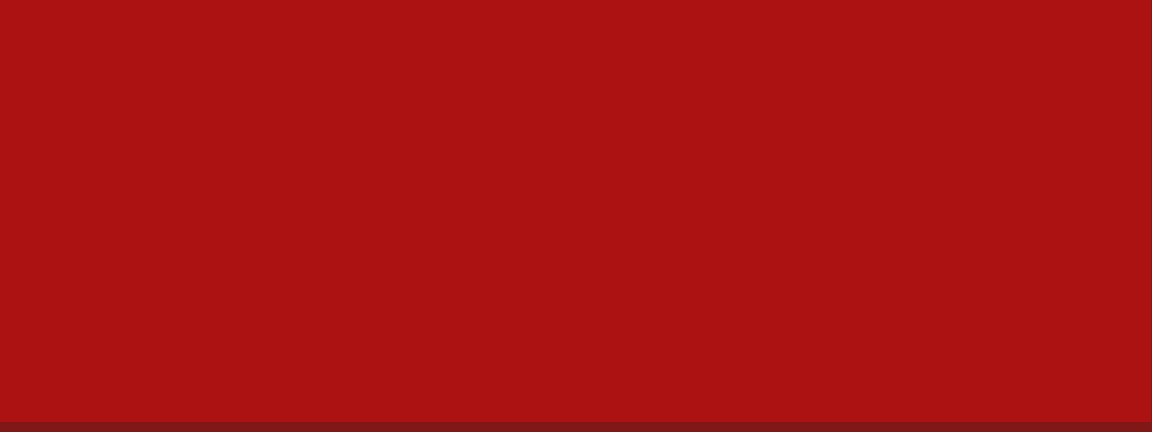
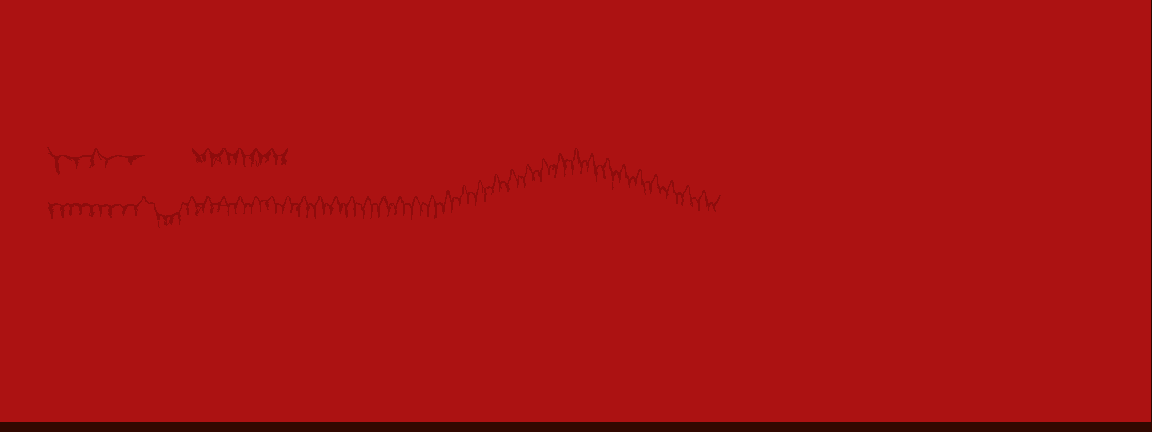
Layer changes from the first w=1152, h=432 image to the second:
added layer "Layer #11" in group "Layer Group" over [left=47, top=147, right=721, bottom=228]
hid "Layer #4" over [left=0, top=0, right=1152, bottom=432]
added layer "Layer #10" in group "Layer Group #2" over [left=50, top=180, right=714, bottom=228]
painted on "Layer #8" over [left=62, top=191, right=509, bottom=228]
